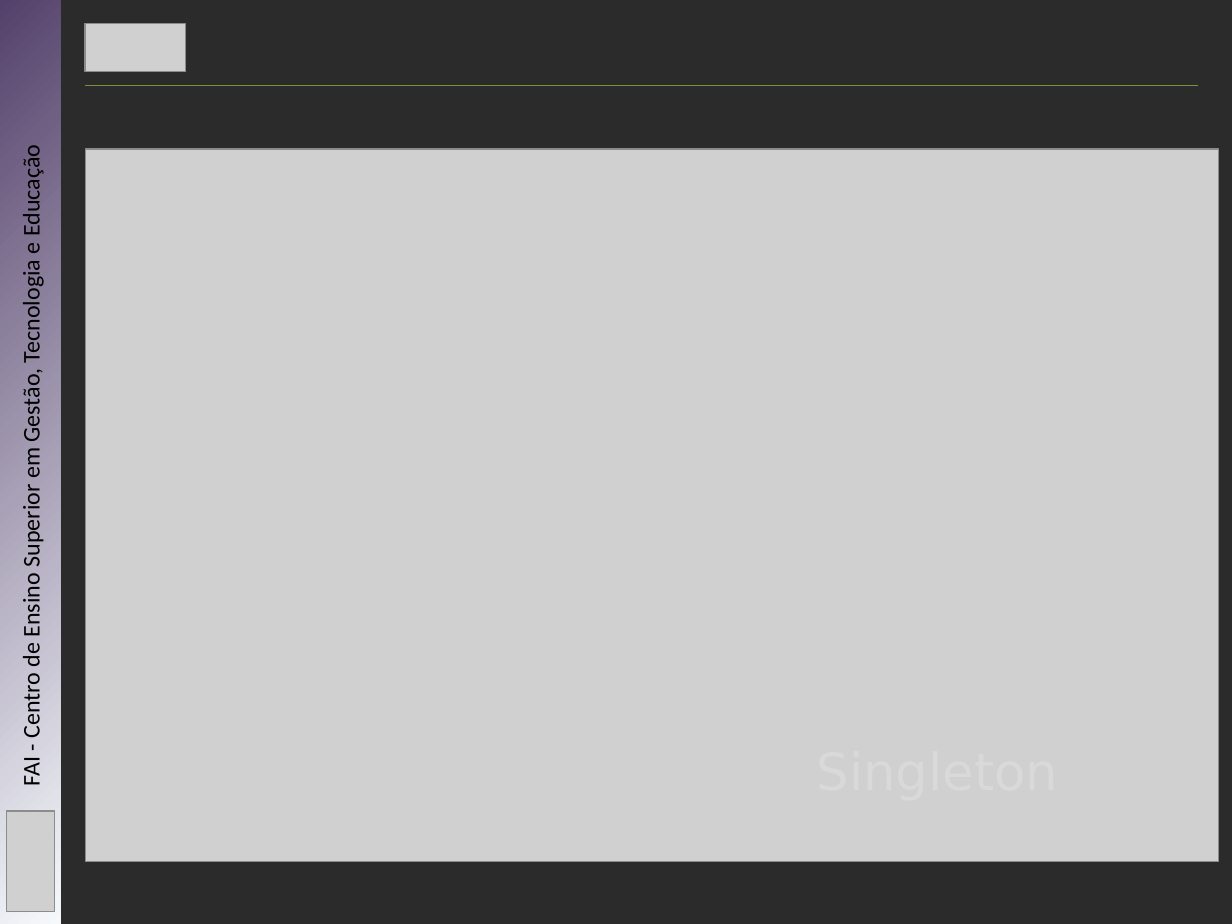
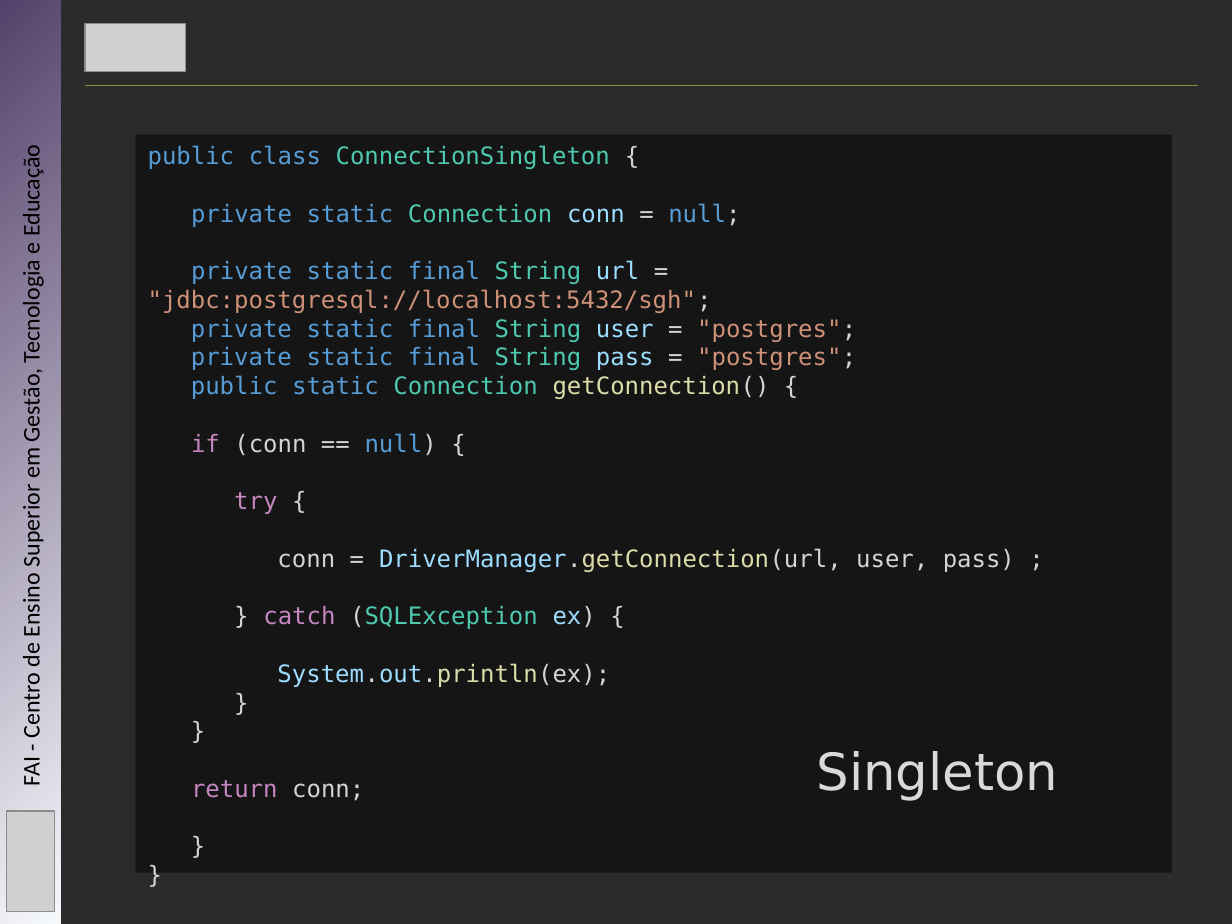
Before and after one commit to mbernardesp/lab-dev-software-sgh, a slide deck: slide 6 of slides/design-patterns.pptx. Drawn at 1232x924 pixels with LibreOffice and Linux fonts; fonts in the diff are those of the drawing; grey boxes stand for pictures. Boxes give left, top, right and bottom in pixels: in the first picture for what was removed or moved away, otherwise in the second. Text is boxed around its words. In the diff, an @@ line names an element or a change of style, - is before the commit and + after.

```diff
--- a/slides/design-patterns.pptx
+++ b/slides/design-patterns.pptx
@@ picture removed at <box>85,149,1218,861</box> @@
@@ rectangle added at <box>136,134,1172,872</box>, fill #000000 at 50% opacity, 14 pt, text #569CD6 @@
+public class ConnectionSingleton {
+private static Connection conn = null;
+private static final String url = "jdbc:postgresql://localhost:5432/sgh";
+private static final String user = "postgres";
+private static final String pass = "postgres";
+public static Connection getConnection() {
+if (conn == null) {
+try {
+conn = DriverManager.getConnection(url, user, pass) ;
+} catch (SQLException ex) {
+System.out.println(ex);
+}
+}
+return conn;
+}
+}
@@ text added at <box>817,751,1059,801</box>, 30 pt, text #D9D9D9 @@
+Singleton
```
Also in this commit, not shown: 3 other slides changed, 29 other files.
